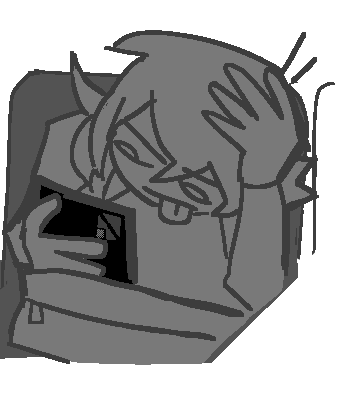
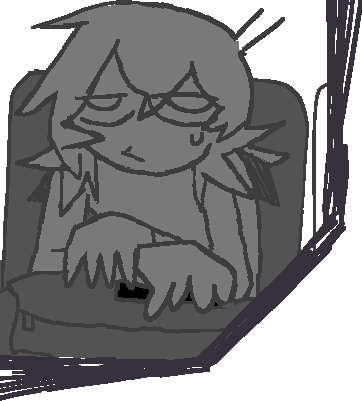
Revision of a layered w=362, h=401 image; what changed, layer by layer:
showed "frame", painted on it over [0, 0, 362, 401]
showed group "scrollginish" (1 layers) over [0, 0, 320, 384]
hid group "scrolling" (1 layers), blend normal → pass through over [0, 0, 362, 401]
hid "scroll", painted on it over [0, 0, 362, 401]
painted on "bg" over [0, 0, 362, 401]
